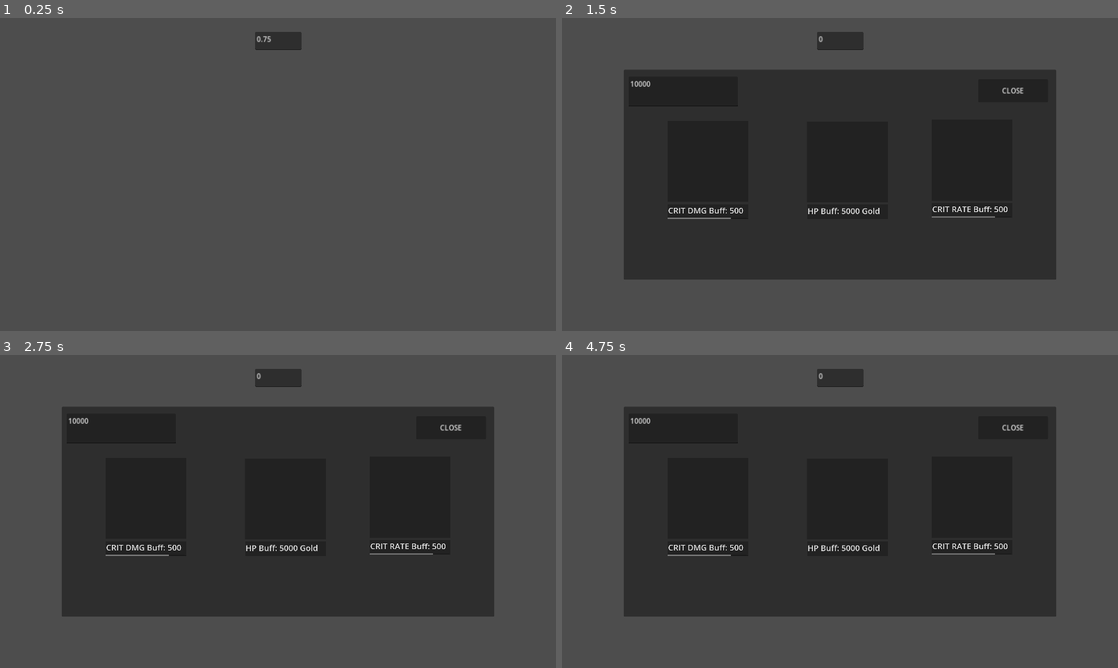
Above: before the commit, frames 1-4 (two rows, left to right).
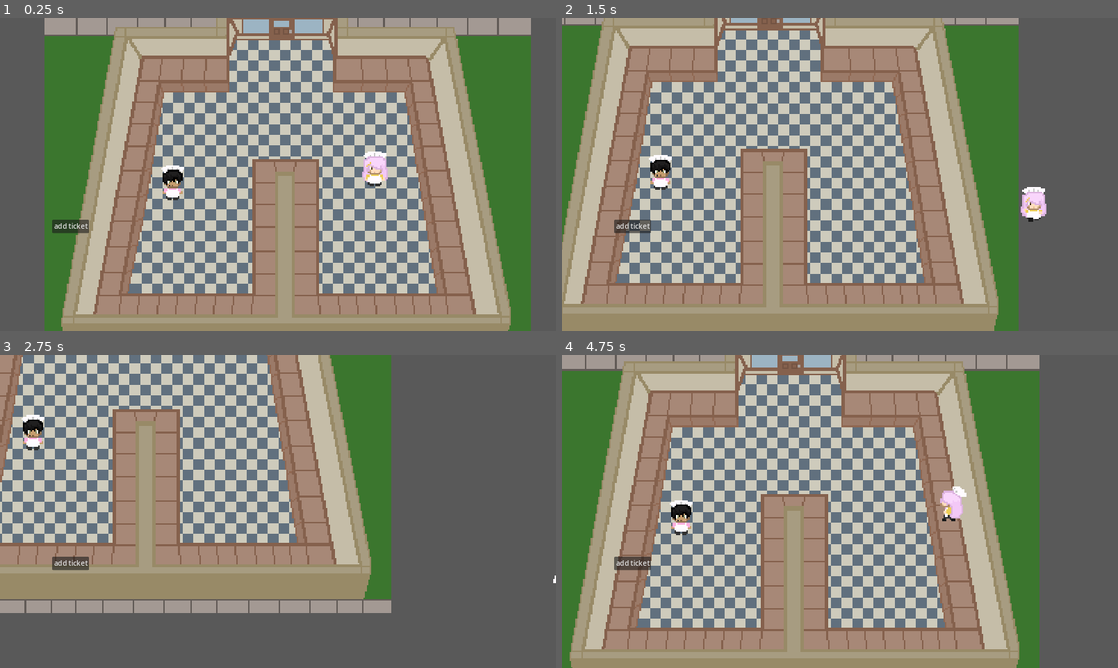
Above: after the commit, the same moments.

Repository: jatgm/TSA-2025
Game: Godot game, scene res://Scenes/game.tscn
Same seed, same stepped clock (60 frames per second), same inputs: the game is played once before the commit and once after it. Before the commit the project starts from res://hello.tscn.
Inputs:
- Up to frame 1 (0.25 s): no input
- Up to frame 2 (1.5 s): hold D (player_one_right) 0.53-1.28 s; tap E (interact, bound only before the commit) at 0.6 s; tap Shift (player_two_interact, bound only after the commit) at 0.8, 1.35 s; hold S (player_one_down) from 1.28 s (still down)
- Up to frame 3 (2.75 s): tap E (interact, bound only before the commit) at 1.55, 2.1 s; release S (player_one_down) at 2.03 s; hold D (player_one_right) from 2.03 s (still down); tap Shift (player_two_interact, bound only after the commit) at 2.3 s
- Up to frame 4 (4.75 s): release D (player_one_right) at 2.78 s; hold W (player_one_up) 2.78-3.53 s; tap Shift (player_two_interact, bound only after the commit) at 2.85, 3.8, 4.35 s; tap E (interact, bound only before the commit) at 3.05, 3.6, 4.55 s; hold A (player_one_left) from 3.53 s (still down)

The runs differ from the first frame. In frame 1, 87% of the frame differs, in the area x 8-96%, y 0-100%; in frame 2, 86%; in frame 3, 71%; in frame 4, 87%, in the area x 0-89%, y 0-100%.

Commit message:
Added sprite animation and background

Diff:
--- a/Scenes/game.tscn
+++ b/Scenes/game.tscn
@@ -1,23 +1,29 @@
-[gd_scene load_steps=6 format=3 uid="uid://cmabkl5neyb3"]
+[gd_scene load_steps=8 format=3 uid="uid://cmabkl5neyb3"]
 
 [ext_resource type="Script" path="res://Scripts/game.gd" id="1_fsq2d"]
 [ext_resource type="Script" path="res://camera_2d.gd" id="2_30gcq"]
 [ext_resource type="PackedScene" uid="uid://ccsxyldn8rq54" path="res://Scenes/playerone.tscn" id="3_cnwn3"]
 [ext_resource type="Script" path="res://Scripts/playertwo.gd" id="3_ru1wl"]
+[ext_resource type="Texture2D" uid="uid://b82d0rdlonjqy" path="res://Images/char2walkingspritesheet.png" id="5_1v5s8"]
 [ext_resource type="PackedScene" uid="uid://bc635cnjd78q1" path="res://Scenes/stove.tscn" id="5_e1afk"]
+[ext_resource type="Texture2D" uid="uid://b8ayv4mchl75n" path="res://Images/dayandnighttilemap.png" id="7_b7hih"]
 
 [node name="Game" type="Node"]
 script = ExtResource("1_fsq2d")
 
 [node name="Camera2D" type="Camera2D" parent="."]
-zoom = Vector2(0.9, 0.9)
+zoom = Vector2(3.5, 3.5)
 script = ExtResource("2_30gcq")
 
 [node name="playertwo" parent="." instance=ExtResource("3_cnwn3")]
+position = Vector2(-75, 10)
 script = ExtResource("3_ru1wl")
 
+[node name="Sprite2D" parent="playertwo" index="0"]
+texture = ExtResource("5_1v5s8")
+
 [node name="playerone" parent="." instance=ExtResource("3_cnwn3")]
-position = Vector2(239, -159)
+position = Vector2(58, 1)
 
 [node name="CanvasLayer" type="CanvasLayer" parent="."]
 
@@ -53,4 +59,13 @@
 [node name="stove" parent="." instance=ExtResource("5_e1afk")]
 position = Vector2(-489, -38)
 
+[node name="Sprite2D" type="Sprite2D" parent="."]
+z_index = -1
+texture = ExtResource("7_b7hih")
+vframes = 2
+frame = 1
+
 [connection signal="pressed" from="CanvasLayer/add ticket button" to="." method="_on_button_pressed"]
+
+[editable path="playertwo"]
+[editable path="playertwo/Pivot/InteractionManager"]
--- a/Scenes/playerone.tscn
+++ b/Scenes/playerone.tscn
@@ -1,14 +1,14 @@
-[gd_scene load_steps=19 format=3 uid="uid://ccsxyldn8rq54"]
+[gd_scene load_steps=29 format=3 uid="uid://ccsxyldn8rq54"]
 
 [ext_resource type="Script" path="res://Scripts/playerone.gd" id="1_onob4"]
-[ext_resource type="Texture2D" uid="uid://ck2bsigopn1fk" path="res://Images/Dababy.webp" id="2_5bgwf"]
+[ext_resource type="Texture2D" uid="uid://dng0sh7b3ewiw" path="res://Images/char1walkingspritesheet.png" id="2_n4qfm"]
 [ext_resource type="PackedScene" uid="uid://vrl4xv716d7p" path="res://Scenes/interaction_manager.tscn" id="3_5ssn8"]
 
 [sub_resource type="RectangleShape2D" id="RectangleShape2D_e18vh"]
-size = Vector2(264.5, 110)
+size = Vector2(24, 24)
 
 [sub_resource type="RectangleShape2D" id="RectangleShape2D_3l43q"]
-size = Vector2(155, 227)
+size = Vector2(36, 66)
 
 [sub_resource type="Animation" id="Animation_2t7kx"]
 length = 0.001
@@ -24,9 +24,23 @@
 "update": 0,
 "values": [0.0]
 }
+tracks/1/type = "value"
+tracks/1/imported = false
+tracks/1/enabled = true
+tracks/1/path = NodePath("Sprite2D:frame")
+tracks/1/interp = 1
+tracks/1/loop_wrap = true
+tracks/1/keys = {
+"times": PackedFloat32Array(0),
+"transitions": PackedFloat32Array(1),
+"update": 1,
+"values": [1]
+}
 
 [sub_resource type="Animation" id="Animation_wefhy"]
 resource_name = "move down"
+length = 0.5
+loop_mode = 1
 tracks/0/type = "value"
 tracks/0/imported = false
 tracks/0/enabled = true
@@ -38,10 +52,24 @@
 "transitions": PackedFloat32Array(1),
 "update": 0,
 "values": [0.0]
+}
+tracks/1/type = "value"
+tracks/1/imported = false
+tracks/1/enabled = true
+tracks/1/path = NodePath("Sprite2D:frame")
+tracks/1/interp = 1
+tracks/1/loop_wrap = true
+tracks/1/keys = {
+"times": PackedFloat32Array(0, 0.25),
+"transitions": PackedFloat32Array(1, 1),
+"update": 1,
+"values": [1, 2]
 }
 
 [sub_resource type="Animation" id="Animation_itx6c"]
 resource_name = "move left"
+length = 0.5
+loop_mode = 1
 tracks/0/type = "value"
 tracks/0/imported = false
 tracks/0/enabled = true
@@ -53,10 +81,24 @@
 "transitions": PackedFloat32Array(1),
 "update": 0,
 "values": [1.5708]
+}
+tracks/1/type = "value"
+tracks/1/imported = false
+tracks/1/enabled = true
+tracks/1/path = NodePath("Sprite2D:frame")
+tracks/1/interp = 1
+tracks/1/loop_wrap = true
+tracks/1/keys = {
+"times": PackedFloat32Array(0, 0.233333),
+"transitions": PackedFloat32Array(1, 1),
+"update": 1,
+"values": [4, 5]
 }
 
 [sub_resource type="Animation" id="Animation_v1ohf"]
 resource_name = "move right"
+length = 0.5
+loop_mode = 1
 tracks/0/type = "value"
 tracks/0/imported = false
 tracks/0/enabled = true
@@ -68,10 +110,24 @@
 "transitions": PackedFloat32Array(1),
 "update": 0,
 "values": [4.71239]
+}
+tracks/1/type = "value"
+tracks/1/imported = false
+tracks/1/enabled = true
+tracks/1/path = NodePath("Sprite2D:frame")
+tracks/1/interp = 1
+tracks/1/loop_wrap = true
+tracks/1/keys = {
+"times": PackedFloat32Array(0, 0.233333),
+"transitions": PackedFloat32Array(1, 1),
+"update": 1,
+"values": [7, 8]
 }
 
 [sub_resource type="Animation" id="Animation_5nf4d"]
 resource_name = "move up"
+length = 0.5
+loop_mode = 1
 tracks/0/type = "value"
 tracks/0/imported = false
 tracks/0/enabled = true
@@ -83,16 +139,171 @@
 "transitions": PackedFloat32Array(1),
 "update": 0,
 "values": [3.14159]
+}
+tracks/1/type = "value"
+tracks/1/imported = false
+tracks/1/enabled = true
+tracks/1/path = NodePath("Sprite2D:frame")
+tracks/1/interp = 1
+tracks/1/loop_wrap = true
+tracks/1/keys = {
+"times": PackedFloat32Array(0, 0.25),
+"transitions": PackedFloat32Array(1, 1),
+"update": 1,
+"values": [10, 11]
+}
+
+[sub_resource type="Animation" id="Animation_21a6a"]
+resource_name = "idle down"
+length = 0.5
+loop_mode = 1
+tracks/0/type = "value"
+tracks/0/imported = false
+tracks/0/enabled = true
+tracks/0/path = NodePath("Pivot:rotation")
+tracks/0/interp = 1
+tracks/0/loop_wrap = true
+tracks/0/keys = {
+"times": PackedFloat32Array(0),
+"transitions": PackedFloat32Array(1),
+"update": 0,
+"values": [0.0]
+}
+tracks/1/type = "value"
+tracks/1/imported = false
+tracks/1/enabled = true
+tracks/1/path = NodePath("Sprite2D:frame")
+tracks/1/interp = 1
+tracks/1/loop_wrap = true
+tracks/1/keys = {
+"times": PackedFloat32Array(0),
+"transitions": PackedFloat32Array(1),
+"update": 1,
+"values": [0]
+}
+
+[sub_resource type="Animation" id="Animation_ngu62"]
+resource_name = "idle left"
+length = 0.5
+loop_mode = 1
+tracks/0/type = "value"
+tracks/0/imported = false
+tracks/0/enabled = true
+tracks/0/path = NodePath("Pivot:rotation")
+tracks/0/interp = 1
+tracks/0/loop_wrap = true
+tracks/0/keys = {
+"times": PackedFloat32Array(0),
+"transitions": PackedFloat32Array(1),
+"update": 0,
+"values": [1.5708]
+}
+tracks/1/type = "value"
+tracks/1/imported = false
+tracks/1/enabled = true
+tracks/1/path = NodePath("Sprite2D:frame")
+tracks/1/interp = 1
+tracks/1/loop_wrap = true
+tracks/1/keys = {
+"times": PackedFloat32Array(0),
+"transitions": PackedFloat32Array(1),
+"update": 1,
+"values": [3]
+}
+
+[sub_resource type="Animation" id="Animation_n700t"]
+resource_name = "idle right"
+length = 0.5
+loop_mode = 1
+tracks/0/type = "value"
+tracks/0/imported = false
+tracks/0/enabled = true
+tracks/0/path = NodePath("Pivot:rotation")
+tracks/0/interp = 1
+tracks/0/loop_wrap = true
+tracks/0/keys = {
+"times": PackedFloat32Array(0),
+"transitions": PackedFloat32Array(1),
+"update": 0,
+"values": [4.71239]
+}
+tracks/1/type = "value"
+tracks/1/imported = false
+tracks/1/enabled = true
+tracks/1/path = NodePath("Sprite2D:frame")
+tracks/1/interp = 1
+tracks/1/loop_wrap = true
+tracks/1/keys = {
+"times": PackedFloat32Array(0),
+"transitions": PackedFloat32Array(1),
+"update": 1,
+"values": [6]
+}
+
+[sub_resource type="Animation" id="Animation_t3ukk"]
+resource_name = "idle up"
+length = 0.5
+loop_mode = 1
+tracks/0/type = "value"
+tracks/0/imported = false
+tracks/0/enabled = true
+tracks/0/path = NodePath("Pivot:rotation")
+tracks/0/interp = 1
+tracks/0/loop_wrap = true
+tracks/0/keys = {
+"times": PackedFloat32Array(0),
+"transitions": PackedFloat32Array(1),
+"update": 0,
+"values": [3.14159]
+}
+tracks/1/type = "value"
+tracks/1/imported = false
+tracks/1/enabled = true
+tracks/1/path = NodePath("Sprite2D:frame")
+tracks/1/interp = 1
+tracks/1/loop_wrap = true
+tracks/1/keys = {
+"times": PackedFloat32Array(0),
+"transitions": PackedFloat32Array(1),
+"update": 1,
+"values": [9]
 }
 
 [sub_resource type="AnimationLibrary" id="AnimationLibrary_cubb2"]
 _data = {
 "RESET": SubResource("Animation_2t7kx"),
+"idle down": SubResource("Animation_21a6a"),
+"idle left": SubResource("Animation_ngu62"),
+"idle right": SubResource("Animation_n700t"),
+"idle up": SubResource("Animation_t3ukk"),
 "move down": SubResource("Animation_wefhy"),
 "move left": SubResource("Animation_itx6c"),
 "move right": SubResource("Animation_v1ohf"),
 "move up": SubResource("Animation_5nf4d")
 }
+
+[sub_resource type="AnimationNodeAnimation" id="AnimationNodeAnimation_asgc2"]
+animation = &"idle up"
+
+[sub_resource type="AnimationNodeAnimation" id="AnimationNodeAnimation_kkavb"]
+animation = &"idle down"
+
+[sub_resource type="AnimationNodeAnimation" id="AnimationNodeAnimation_llpdl"]
+animation = &"idle left"
+
+[sub_resource type="AnimationNodeAnimation" id="AnimationNodeAnimation_xwe1g"]
+animation = &"idle right"
+
+[sub_resource type="AnimationNodeBlendSpace2D" id="AnimationNodeBlendSpace2D_7x4m7"]
+blend_point_0/node = SubResource("AnimationNodeAnimation_asgc2")
+blend_point_0/pos = Vector2(0, -1)
+blend_point_1/node = SubResource("AnimationNodeAnimation_kkavb")
+blend_point_1/pos = Vector2(0, 1)
+blend_point_2/node = SubResource("AnimationNodeAnimation_llpdl")
+blend_point_2/pos = Vector2(-1, 0)
+blend_point_3/node = SubResource("AnimationNodeAnimation_xwe1g")
+blend_point_3/pos = Vector2(1, 0)
+blend_mode = 1
 
 [sub_resource type="AnimationNodeAnimation" id="AnimationNodeAnimation_5ehfu"]
 animation = &"move down"
@@ -117,14 +328,17 @@
 blend_point_3/pos = Vector2(1, 0)
 blend_mode = 1
 
-[sub_resource type="AnimationNodeStateMachineTransition" id="AnimationNodeStateMachineTransition_tknqd"]
-advance_mode = 2
+[sub_resource type="AnimationNodeStateMachineTransition" id="AnimationNodeStateMachineTransition_5hwv1"]
+
+[sub_resource type="AnimationNodeStateMachineTransition" id="AnimationNodeStateMachineTransition_gisdm"]
 
 [sub_resource type="AnimationNodeStateMachine" id="AnimationNodeStateMachine_oub16"]
 states/Start/position = Vector2(132, 100.753)
+states/idle/node = SubResource("AnimationNodeBlendSpace2D_7x4m7")
+states/idle/position = Vector2(566.05, 100)
 states/walk/node = SubResource("AnimationNodeBlendSpace2D_6kmqc")
 states/walk/position = Vector2(393.55, 100.376)
-transitions = ["Start", "walk", SubResource("AnimationNodeStateMachineTransition_tknqd")]
+transitions = ["walk", "idle", SubResource("AnimationNodeStateMachineTransition_5hwv1"), "idle", "walk", SubResource("AnimationNodeStateMachineTransition_gisdm")]
 graph_offset = Vector2(-50.9499, 15.5099)
 
 [node name="playerone" type="CharacterBody2D"]
@@ -133,8 +347,10 @@
 script = ExtResource("1_onob4")
 
 [node name="Sprite2D" type="Sprite2D" parent="."]
-scale = Vector2(0.277895, 0.0966173)
-texture = ExtResource("2_5bgwf")
+texture = ExtResource("2_n4qfm")
+hframes = 3
+vframes = 4
+frame = 1
 
 [node name="CollisionShape2D" type="CollisionShape2D" parent="."]
 shape = SubResource("RectangleShape2D_e18vh")
@@ -144,7 +360,7 @@
 [node name="InteractionManager" parent="Pivot" instance=ExtResource("3_5ssn8")]
 
 [node name="InteractingRegion" parent="Pivot/InteractionManager" index="0"]
-position = Vector2(0, 152)
+position = Vector2(0, 49)
 shape = SubResource("RectangleShape2D_3l43q")
 
 [node name="AnimationPlayer" type="AnimationPlayer" parent="."]
@@ -155,6 +371,7 @@
 [node name="AnimationTree" type="AnimationTree" parent="."]
 tree_root = SubResource("AnimationNodeStateMachine_oub16")
 anim_player = NodePath("../AnimationPlayer")
+parameters/idle/blend_position = Vector2(-0.00454134, 0.925532)
 parameters/walk/blend_position = Vector2(-0.0683031, 0.515419)
 
 [editable path="Pivot/InteractionManager"]
--- a/Scripts/playerone.gd
+++ b/Scripts/playerone.gd
@@ -2,7 +2,7 @@
 
 class_name Player
 
-@export var move_speed : float = 700
+@export var move_speed : float = 150
 @export var starting_direction : Vector2 = Vector2(0, 1)
 @onready var state_machine = $AnimationTree.get("parameters/playback")
 
@@ -18,14 +18,13 @@
 	move_and_slide()
 	update_animation_parameters(input_direction)
 
-	if Input.is_action_just_pressed("interact"):
+	if Input.is_action_just_pressed("player_one_interact"):
 		$Pivot/InteractionManager.initiate_interaction()
-		print("pressed e")
 
 func update_animation_parameters(move_input : Vector2):
 	if move_input != Vector2.ZERO:
-
+		state_machine.travel("walk")
 		$AnimationTree.set("parameters/walk/blend_position", move_input)
-
-	if velocity != Vector2.ZERO:
-		state_machine.travel("walk")
+		$AnimationTree.set("parameters/idle/blend_position", move_input)
+	else:
+		state_machine.travel("idle")
--- a/Scripts/playertwo.gd
+++ b/Scripts/playertwo.gd
@@ -12,3 +12,6 @@
 	#built in function for characterbody new godot 4! :D
 	move_and_slide()
 	update_animation_parameters(input_direction)
+
+	if Input.is_action_just_pressed("player_two_interact"):
+		$Pivot/InteractionManager.initiate_interaction()
--- a/project.godot
+++ b/project.godot
@@ -11,7 +11,7 @@
 [application]
 
 config/name="tsa2025game!!!XD"
-run/main_scene="res://hello.tscn"
+run/main_scene="res://Scenes/game.tscn"
 config/features=PackedStringArray("4.3", "GL Compatibility")
 config/icon="res://Images/icon.svg"
 
@@ -44,13 +44,19 @@
 "events": [Object(InputEventKey,"resource_local_to_scene":false,"resource_name":"","device":-1,"window_id":0,"alt_press …(192 unchanged characters)…
 ]
 }
-interact={
+player_one_interact={
 "deadzone": 0.5,
 "events": [Object(InputEventKey,"resource_local_to_scene":false,"resource_name":"","device":-1,"window_id":0,"alt_press …(192 unchanged characters)…
+]
+}
+player_two_interact={
+"deadzone": 0.5,
+"events": [Object(InputEventKey,"resource_local_to_scene":false,"resource_name":"","device":-1,"window_id":0,"alt_pressed":false,"shift_pressed":false,"ctrl_pressed":false,"meta_pressed":false,"pressed":false,"keycode":0,"physical_keycode":4194325,"key_label":0,"unicode":0,"location":0,"echo":false,"script":null)
 ]
 }
 
 [rendering]
 
+textures/canvas_textures/default_texture_filter=0
 renderer/rendering_method="gl_compatibility"
 renderer/rendering_method.mobile="gl_compatibility"
Binary file added: Images/char1walkingspritesheet.png
Not shown, added: Images/char1walkingspritesheet.png.import
Binary file added: Images/char2walkingspritesheet.png
Not shown, added: Images/char2walkingspritesheet.png.import
Binary file added: Images/dayandnighttilemap.png
Not shown, added: Images/dayandnighttilemap.png.import
